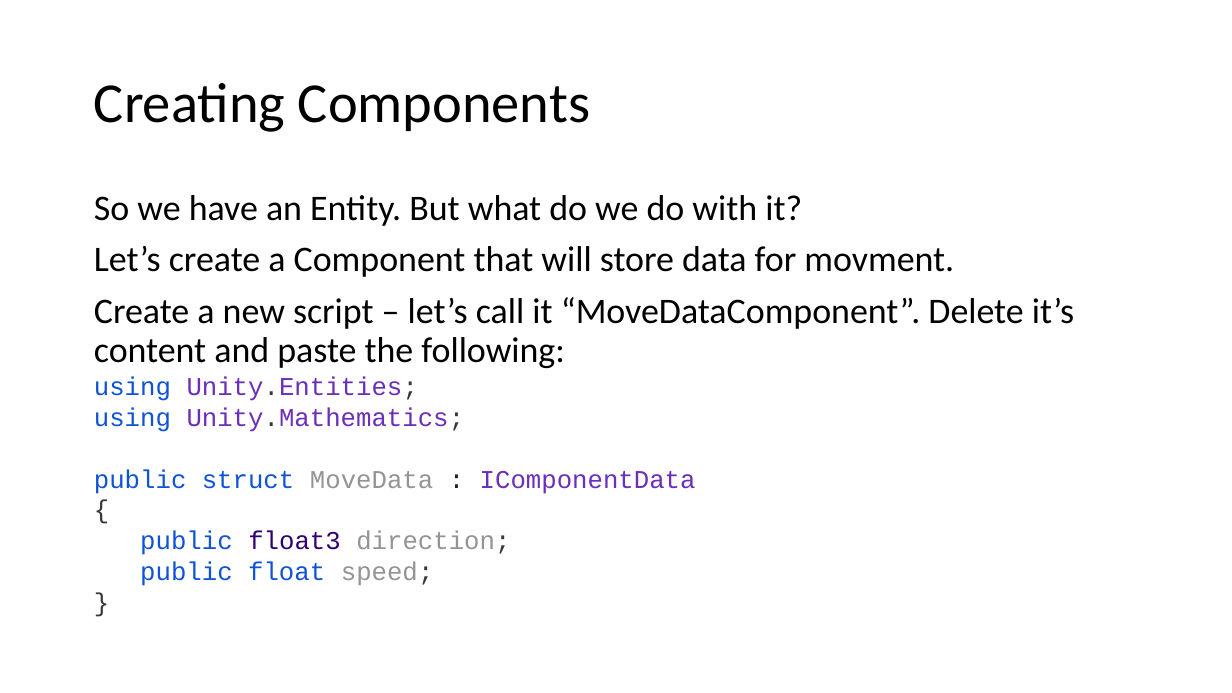
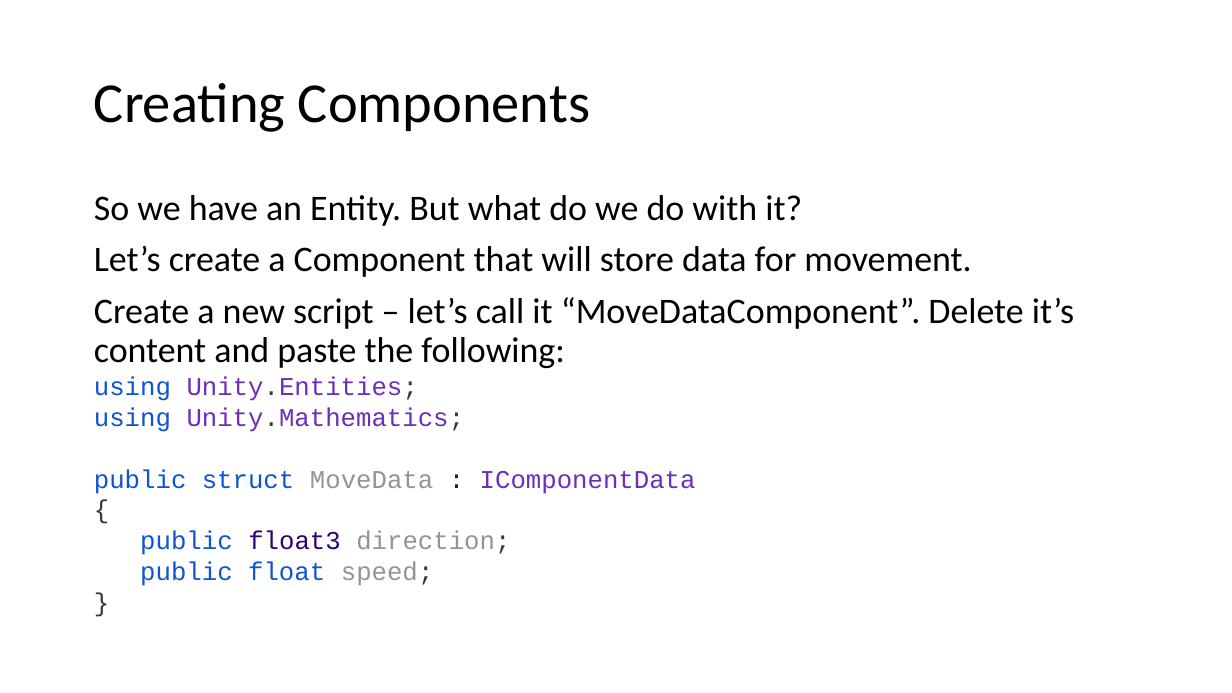
Before and after one commit to ElishaAz/Introduction-to-Unity-DOTS, a slide deck: slide 36 of Unity DOTS.pptx (slide 34 before the commit). Drawn at 1232x693 pixels with LibreOffice and Linux fonts; fonts in the diff are those of the drawing. Boxes give left, top, right and bottom in pixels: in the first picture for what was removed or moved away, otherwise in the second. Text is boxed around its words. In the diff, an @@ line names an element or a change of style, - is before the commit and + after.

```diff
--- a/Unity DOTS.pptx
+++ b/Unity DOTS.pptx
@@ text at (94, 246, 971, 277): text changed @@
-Let’s create a Component that will store data for movment.
+Let’s create a Component that will store data for movement.
```
Also in this commit, not shown: 4 other slides changed, 3 slides added, 3 other files.
